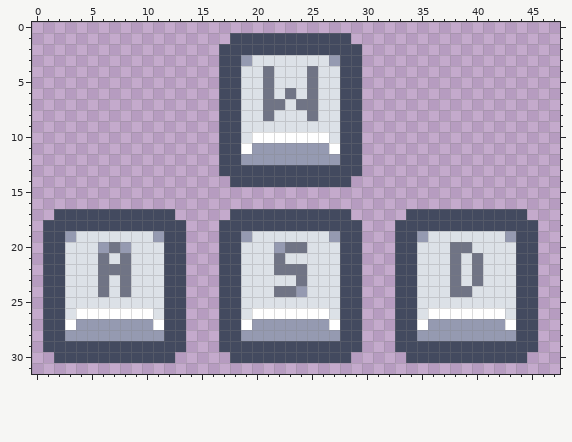
A pixel-art file gets an edit: art/instructions.aseprite. Above, as it was before the edit.
48x32 pixels, 1 frame.
The result:
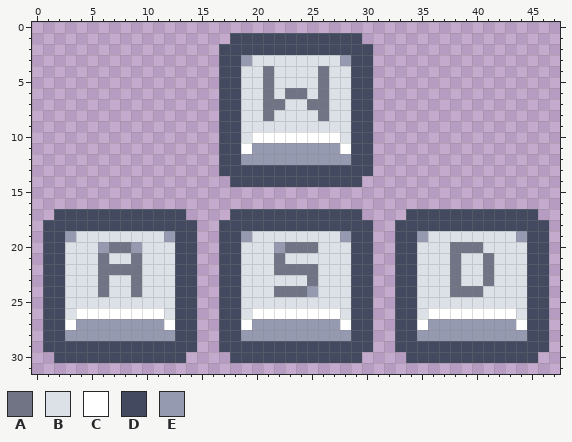
Palette (. is transparent): A #707485  B #dce1e7  C #ffffff  D #434a5f  E #959ab1
Changes in this commit:
Changed rows in their new state; - is an unchanged pixel.
first column x 8:
 1 ---------------------D-----------------
 2 ----------------------D----------------
 3 -------------------BE-D----------------
 4 -----------------BA-B-D----------------
 5 -----------------BA-B-D----------------
 6 ----------------ABA-B-D----------------
 7 ----------------B-A-B-D----------------
 8 -----------------BA-B-D----------------
 9 --------------------B-D----------------
10 -------------------CB-D----------------
11 -------------------EC-D----------------
12 --------------------E-D----------------
13 ----------------------D----------------
14 ---------------------D-----------------
17 -----D---------------D---------------D-
18 ------D---------------D---------------D
19 ---BE-D------------BE-D------------BE-D
20 AE--B-D----------A--B-D---------A---B-D
21 BA--B-D-------------B-D---------BA--B-D
22 -A--B-D----------A--B-D---------BA--B-D
23 BA--B-D---------BA--B-D---------BA--B-D
24 BA--B-D---------AE--B-D---------A---B-D
25 ----B-D-------------B-D-------------B-D
26 ---CB-D------------CB-D------------CB-D
27 ---EC-D------------EC-D------------EC-D
28 ----E-D-------------E-D-------------E-D
29 ------D---------------D---------------D
30 -----D---------------D---------------D-
Where, in picture pixels (left, top, right, bottom), the same in both pictures:
changed: (296, 33, 373, 363)
changed: (120, 209, 197, 363)
changed: (472, 209, 549, 363)
